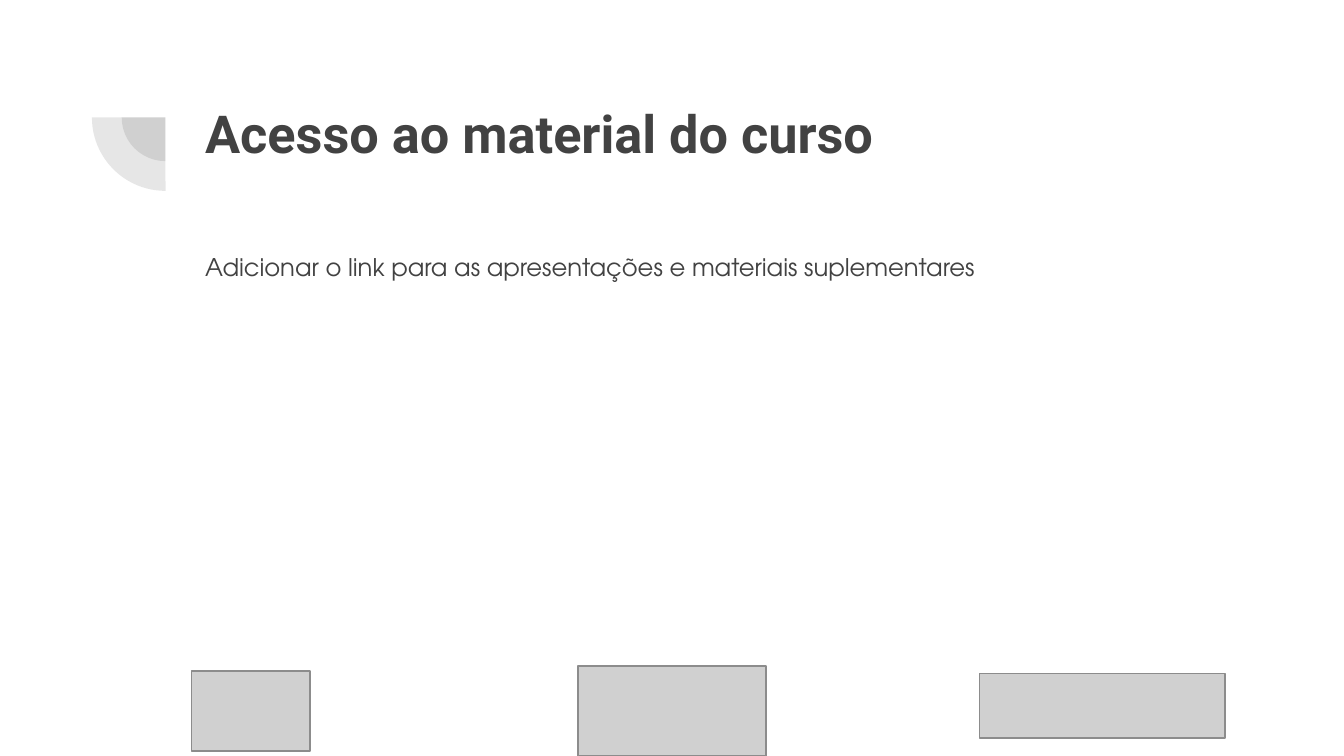
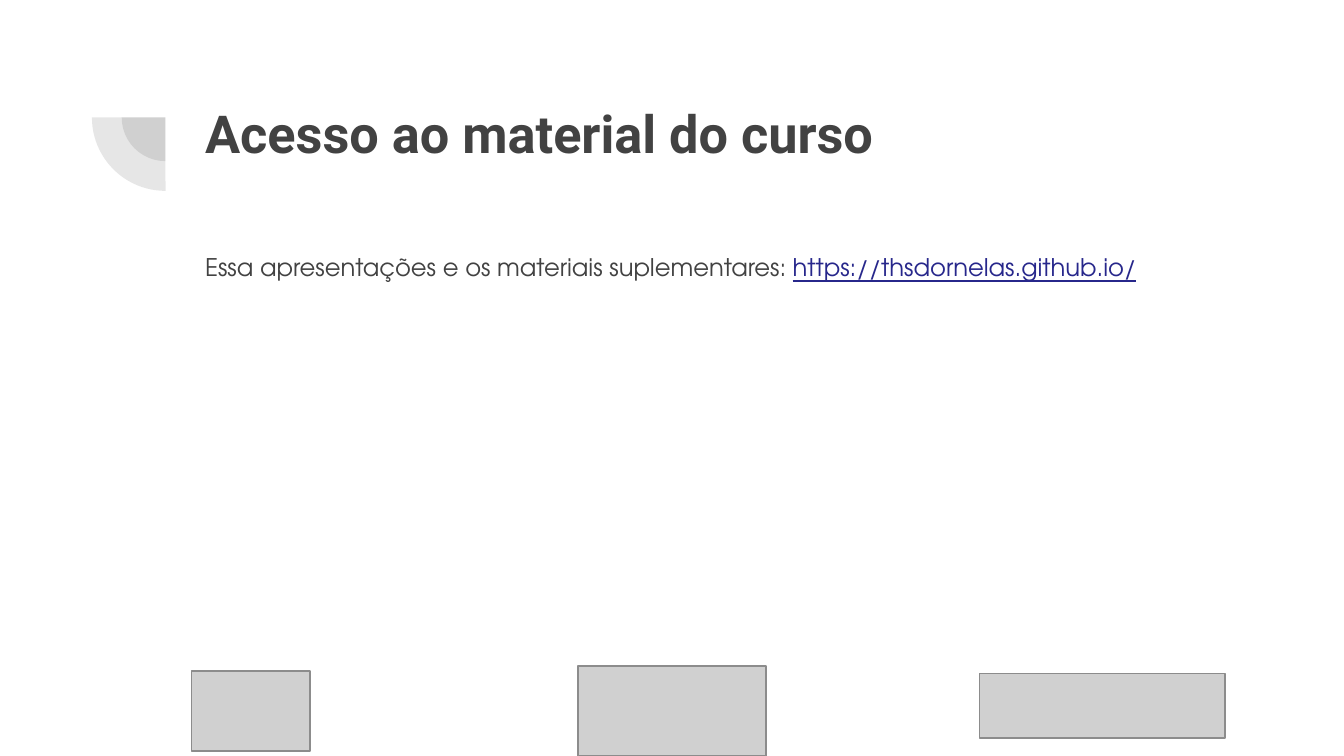
Before and after one commit to thsdornelas/curso_qgis, a slide deck: slide 2 of slides/Curso_QGIS.pptx. Drawn at 1344x756 pixels with LibreOffice and Linux fonts; fonts in the diff are those of the drawing; grey boxes stand for pictures. Boxes give left, top, right and bottom in pixels: in the first picture for what was removed or moved away, otherwise in the second. Text is boxed around its words. In the diff, an @@ line names an element or a change of style, - is before the commit and + after.

```diff
--- a/slides/Curso_QGIS.pptx
+++ b/slides/Curso_QGIS.pptx
@@ text at [205, 258, 1137, 282]: text changed @@
-Adicionar o link para as apresentações e materiais suplementares
+Essa apresentações e os materiais suplementares: https://thsdornelas.github.io/
```
Also in this commit, not shown: 1 other file.
